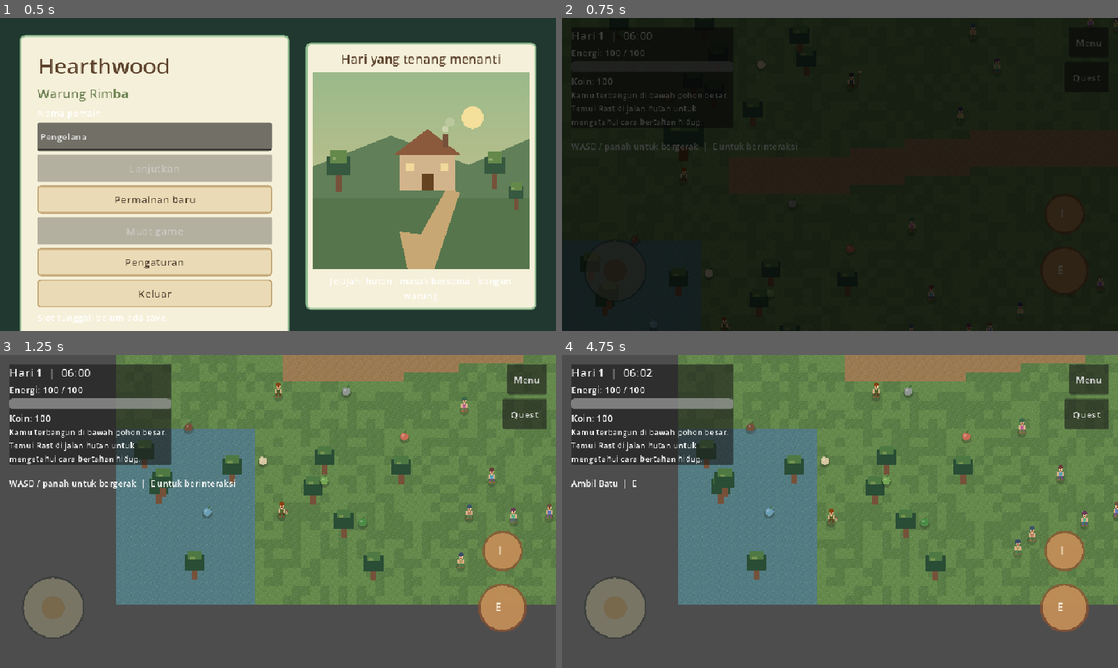
Above: before the commit, frames 1-4 (two rows, left to right).
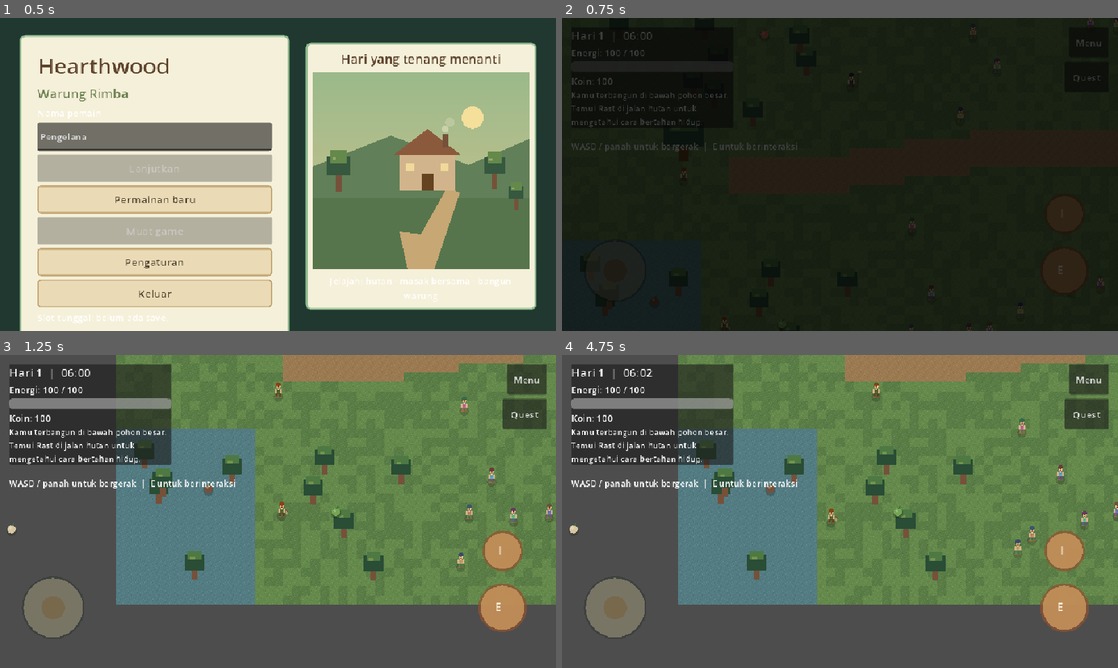
Above: after the commit, the same moments.

Repository: FerrDxD/hearthwood-rimba
Game: Godot game, scene res://scenes/MainMenu.tscn
Two runs of this game, one before a commit and one after it. Both use one fixed random seed, a clock stepped at 60 frames per second and the inputs below. Sound files missing from this copy of the repository are replaced by a short silence.
Inputs (mouse positions are in pixels of both pictures, inside the frame that each line leads up to):
- Up to frame 1 (0.5 s): no input
- Up to frame 2 (0.75 s): click "Permainan baru" at 0.5 s
- Up to frame 3 (1.25 s): no input
- Up to frame 4 (4.75 s): click "Quest" at 1.25 s; click "Menu" at 2 s; tap Enter at 2.75 s; drag from (840, 511) to (840, 655) at 2.77 s; drag from (728, 527) to (840, 655) at 3.52 s; move the mouse to (895, 442) at 4.27 s; hold D (move_right) from 4.28 s (still down); hold E (interact) from 4.28 s (still down)

Frame 1 is identical in both runs. In frame 2, less than 0.1% of the frame differs, in the area x 25-53%, y 4-88%; in frame 3, 0.5%; in frame 4, 0.9%, in the area x 1-74%, y 9-58%.
Error in both runs: Invalid access to property or key 'visible' on a base object of type 'Nil'. (res://scripts/ui/QuestUI.gd:38)

Commit message:
feat(zone): redistribusikan titik foraging tematik ke 6 wilayah rimba

Diff:
--- a/scripts/world/World.gd
+++ b/scripts/world/World.gd
@@ -34,23 +34,23 @@
 const SHOP_NPC_SCENE: PackedScene = preload("res://scenes/ShopNPC.tscn")
 const ITEM_PICKUP_SCENE: PackedScene = preload("res://scenes/ItemPickup.tscn")
 const FORAGE_SPAWN_POINTS: Array[Dictionary] = [
-	{"spawn_id": "sayur_liar_1", "id": "sayur_liar", "position": Vector2(104.0, 218.0)},
-	{"spawn_id": "sayur_liar_2", "id": "sayur_liar", "position": Vector2(360.0, 666.0)},
-	{"spawn_id": "ikan_sungai_1", "id": "ikan_sungai", "position": Vector2(158.0, 720.0)},
-	{"spawn_id": "daun_hutan_1", "id": "daun_hutan", "position": Vector2(478.0, 166.0)},
-	{"spawn_id": "daun_hutan_2", "id": "daun_hutan", "position": Vector2(426.0, 738.0)},
-	{"spawn_id": "buah_liar_1", "id": "buah_liar", "position": Vector2(290.0, 178.0)},
-	{"spawn_id": "buah_liar_2", "id": "buah_liar", "position": Vector2(498.0, 590.0)},
-	{"spawn_id": "akar_rempah_1", "id": "akar_rempah", "position": Vector2(184.0, 328.0)},
-	{"spawn_id": "jamur_hutan_1", "id": "jamur_hutan", "position": Vector2(344.0, 272.0)},
-	{"spawn_id": "jamur_hutan_2", "id": "jamur_hutan", "position": Vector2(254.0, 632.0)},
-	{"spawn_id": "kayu_1", "id": "kayu", "position": Vector2(126.0, 574.0)},
-	{"spawn_id": "batu_1", "id": "batu", "position": Vector2(398.0, 512.0)},
+	{"spawn_id": "sayur_liar_1", "id": "sayur_liar", "position": Vector2(104.0, 1178.0)},
+	{"spawn_id": "daun_hutan_1", "id": "daun_hutan", "position": Vector2(420.0, 1120.0)},
+	{"spawn_id": "ikan_sungai_1", "id": "ikan_sungai", "position": Vector2(-280.0, 1200.0)},
+	{"spawn_id": "batu_1", "id": "batu", "position": Vector2(-150.0, 1050.0)},
+	{"spawn_id": "kayu_1", "id": "kayu", "position": Vector2(160.0, 680.0)},
+	{"spawn_id": "sayur_liar_2", "id": "sayur_liar", "position": Vector2(380.0, 720.0)},
+	{"spawn_id": "jamur_hutan_1", "id": "jamur_hutan", "position": Vector2(750.0, -250.0)},
+	{"spawn_id": "buah_liar_1", "id": "buah_liar", "position": Vector2(850.0, -320.0)},
+	{"spawn_id": "daun_hutan_2", "id": "daun_hutan", "position": Vector2(680.0, -180.0)},
+	{"spawn_id": "akar_rempah_1", "id": "akar_rempah", "position": Vector2(-320.0, 680.0)},
+	{"spawn_id": "jamur_hutan_2", "id": "jamur_hutan", "position": Vector2(-180.0, 750.0)},
+	{"spawn_id": "buah_liar_2", "id": "buah_liar", "position": Vector2(350.0, 220.0)},
 ]
 const RAIN_FORAGE_SPAWN: Dictionary = {
 	"spawn_id": "hujan_jamur_1",
 	"id": "jamur_hutan",
-	"position": Vector2(300.0, 700.0),
+	"position": Vector2(900.0, -200.0),
 }
 const NAMED_NPC_IDS: Array[String] = [
 	"giral",
--- /dev/null
+++ b/tests/ForageDistributionTest.gd
@@ -0,0 +1,70 @@
+# tests/ForageDistributionTest.gd
+extends SceneTree
+
+func _init() -> void:
+	var world_scene = load("res://scenes/tilemap/MainTileset.tscn")
+	var world = world_scene.instantiate()
+
+	# Verify that each of the 6 forest zones contains forage spawn points according to spec
+	var zones_with_forage = {}
+	for spawn in world.FORAGE_SPAWN_POINTS:
+		var pos: Vector2 = spawn["position"]
+		var found_zone = ""
+		for zid in ["forest_zone_1", "forest_zone_2", "forest_zone_3", "forest_zone_4", "forest_zone_5", "forest_zone_6"]:
+			if world.get_zone_rect(zid).has_point(pos):
+				found_zone = zid
+				break
+		assert(found_zone != "", "Forage point " + spawn["spawn_id"] + " must belong to a defined forest zone: " + str(pos))
+		zones_with_forage[found_zone] = true
+
+	# All 6 forest zones must have forage spawns
+	for zid in ["forest_zone_1", "forest_zone_2", "forest_zone_3", "forest_zone_4", "forest_zone_5", "forest_zone_6"]:
+		assert(zones_with_forage.has(zid), "Zone " + zid + " must contain at least one forage spawn point")
+
+	# Verify specific thematic placements:
+	# Zone 1 (Pintu Rimba): sayur_liar, daun_hutan
+	var z1_rect = world.get_zone_rect("forest_zone_1")
+	var z1_items = []
+	for spawn in world.FORAGE_SPAWN_POINTS:
+		if z1_rect.has_point(spawn["position"]):
+			z1_items.append(spawn["id"])
+	assert("sayur_liar" in z1_items or "daun_hutan" in z1_items, "Zone 1 must contain sayur_liar or daun_hutan")
+
+	# Zone 2 (Aliran Sungai): ikan_sungai, batu
+	var z2_rect = world.get_zone_rect("forest_zone_2")
+	var z2_items = []
+	for spawn in world.FORAGE_SPAWN_POINTS:
+		if z2_rect.has_point(spawn["position"]):
+			z2_items.append(spawn["id"])
+	assert("ikan_sungai" in z2_items or "batu" in z2_items, "Zone 2 must contain ikan_sungai or batu")
+
+	# Zone 3 (Pos Penebang): kayu
+	var z3_rect = world.get_zone_rect("forest_zone_3")
+	var z3_items = []
+	for spawn in world.FORAGE_SPAWN_POINTS:
+		if z3_rect.has_point(spawn["position"]):
+			z3_items.append(spawn["id"])
+	assert("kayu" in z3_items, "Zone 3 must contain kayu")
+
+	# Zone 4 (Semak Belukar Lembab): jamur_hutan, buah_liar
+	var z4_rect = world.get_zone_rect("forest_zone_4")
+	var z4_items = []
+	for spawn in world.FORAGE_SPAWN_POINTS:
+		if z4_rect.has_point(spawn["position"]):
+			z4_items.append(spawn["id"])
+	assert("jamur_hutan" in z4_items or "buah_liar" in z4_items, "Zone 4 must contain jamur_hutan or buah_liar")
+
+	# Zone 5 (Lembah Akar Purba): akar_rempah
+	var z5_rect = world.get_zone_rect("forest_zone_5")
+	var z5_items = []
+	for spawn in world.FORAGE_SPAWN_POINTS:
+		if z5_rect.has_point(spawn["position"]):
+			z5_items.append(spawn["id"])
+	assert("akar_rempah" in z5_items, "Zone 5 must contain akar_rempah")
+
+	# Rain bonus spawn in zone 4
+	assert(z4_rect.has_point(world.RAIN_FORAGE_SPAWN["position"]), "RAIN_FORAGE_SPAWN must be located in forest_zone_4")
+
+	world.free()
+	print("ForageDistributionTest passed.")
+	quit(0)
--- a/tests/InventorySystemTest.gd
+++ b/tests/InventorySystemTest.gd
@@ -53,7 +53,7 @@
 	var world := WORLD_SCENE.instantiate() as HearthwoodWorld
 	root.add_child(world)
 	await process_frame
-	var pickup := world.get_closest_item_pickup(Vector2(104.0, 218.0), 2.0)
+	var pickup := world.get_closest_item_pickup(Vector2(104.0, 1178.0), 2.0)
 	if pickup == null or not world.collect_item_pickup(pickup):
 		push_error("The player should be able to collect nearby forage.")
 		quit(1)
@@ -62,14 +62,14 @@
 		push_error("Collecting forage should add it to the inventory.")
 		quit(1)
 		return
-	if world.get_closest_item_pickup(Vector2(104.0, 218.0), 2.0) != null:
+	if world.get_closest_item_pickup(Vector2(104.0, 1178.0), 2.0) != null:
 		push_error("Collected forage should no longer be available that day.")
 		quit(1)
 		return
 
 	time_system.sleep()
 	await process_frame
-	if world.get_closest_item_pickup(Vector2(104.0, 218.0), 2.0) == null:
+	if world.get_closest_item_pickup(Vector2(104.0, 1178.0), 2.0) == null:
 		push_error("Forage should respawn after the player sleeps.")
 		quit(1)
 		return
--- a/tests/MainGameFlowTest.gd
+++ b/tests/MainGameFlowTest.gd
@@ -2,7 +2,7 @@
 
 const MAIN_SCENE_PATH: String = "res://scenes/Main.tscn"
 const TEST_SAVE_PATH: String = "user://phase10_flow_test.json"
-const FOREST_VEGETABLE_POSITION: Vector2 = Vector2(104.0, 218.0)
+const FOREST_VEGETABLE_POSITION: Vector2 = Vector2(104.0, 1178.0)
 const COOKING_STATION_POSITION: Vector2 = Vector2(1210.0, 478.0)
 const VERAL_POSITION: Vector2 = Vector2(1390.0, 342.0)
 const HOME_POSITION: Vector2 = Vector2(1320.0, 476.0)
--- a/tests/SaveSystemTest.gd
+++ b/tests/SaveSystemTest.gd
@@ -120,14 +120,14 @@
 	var world := WORLD_SCENE.instantiate() as HearthwoodWorld
 	root.add_child(world)
 	await process_frame
-	if world.get_closest_item_pickup(Vector2(104.0, 218.0), 2.0) != null:
+	if world.get_closest_item_pickup(Vector2(104.0, 1178.0), 2.0) != null:
 		push_error("A collected forage spot should stay empty after loading a save.")
 		quit(1)
 		return
 	game_state.collected_forage_today.clear()
 	time_system.sync_from_game_state()
 	await process_frame
-	if world.get_closest_item_pickup(Vector2(104.0, 218.0), 2.0) == null:
+	if world.get_closest_item_pickup(Vector2(104.0, 1178.0), 2.0) == null:
 		push_error("Synchronizing a loaded day should refresh the forage world.")
 		quit(1)
 		return
--- a/tests/WeatherSystemTest.gd
+++ b/tests/WeatherSystemTest.gd
@@ -6,8 +6,8 @@
 const WORLD_SCENE: PackedScene = preload("res://scenes/tilemap/MainTileset.tscn")
 const MAIN_SCENE_PATH: String = "res://scenes/Main.tscn"
 const TEST_SAVE_PATH: String = "user://phase14-weather-test.json"
-const FORAGE_POSITION: Vector2 = Vector2(104.0, 218.0)
-const RAIN_FORAGE_POSITION: Vector2 = Vector2(300.0, 700.0)
+const FORAGE_POSITION: Vector2 = Vector2(104.0, 1178.0)
+const RAIN_FORAGE_POSITION: Vector2 = Vector2(900.0, -200.0)
 
 
 func _initialize() -> void:
